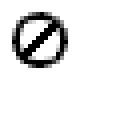
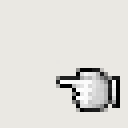
Comparing the layer stacks of the two 128px x 128px images. Changes:
hid "cursor-bad.png" over left=8, top=8, right=72, bottom=72
showed "tool-hand.png", painted on it over left=56, top=60, right=120, bottom=112
showed "background", painted on it over left=0, top=0, right=128, bottom=128
